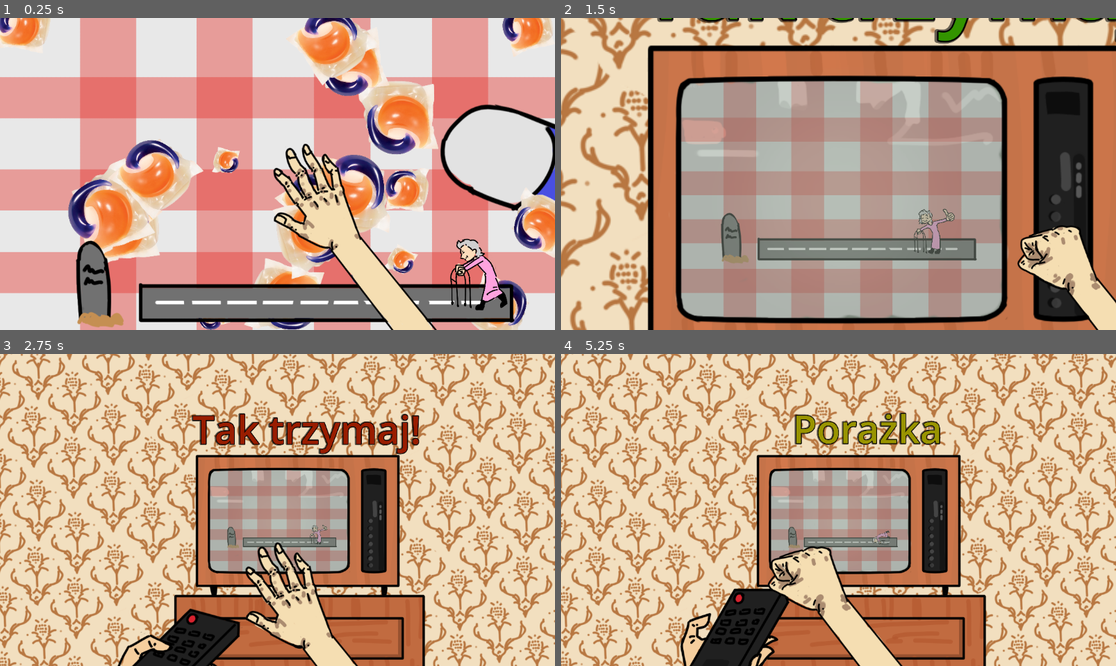
Above: before the commit, frames 1-4 (two rows, left to right).
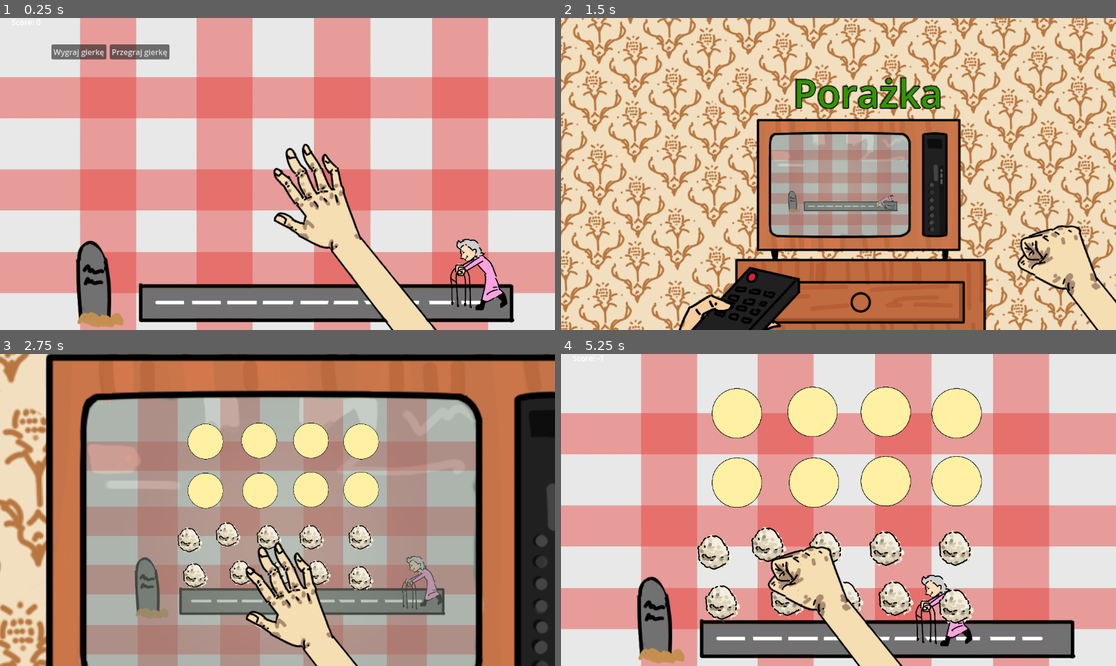
Above: after the commit, the same moments.

Repository: n0tcnj1eck4h/HackCarpathia2025
Game: Godot game, scene res://main.tscn
Same seed, same stepped clock (60 frames per second), same inputs: the game is played once before the commit and once after it.
Inputs (mouse positions are in pixels of both pictures, inside the frame that each line leads up to):
- Up to frame 1 (0.25 s): no input
- Up to frame 2 (1.5 s): click (699, 52) at 0.5 s, where only the run after the commit has a clickable "Przegraj gierkę"; drag from (971, 308) to (1093, 27) at 1.27 s
- Up to frame 3 (2.75 s): drag from (166, 525) to (249, 572) at 2.02 s
- Up to frame 4 (5.25 s): move the mouse to (894, 441) at 2.77 s; click (894, 441) at 2.92 s; click (705, 428) at 3.5 s, where only the run before the commit has a clickable "Wygraj gierkę"; click (699, 388) at 4.25 s, where only the run before the commit has a clickable "Przegraj gierkę"; drag from (810, 572) to (672, 463) at 5.02 s

The runs differ from the first frame. In frame 1, 23% of the frame differs, in the area x 0-100%, y 0-100%; in frame 2, 78%; in frame 3, 86%; in frame 4, 95%.

Commit message:
Added dumpling game to the list

Diff:
--- a/ElderWare/main.gd
+++ b/ElderWare/main.gd
@@ -6,6 +6,7 @@
 	preload("res://minigames/pills/getyourmeds.tscn"),
 	preload("res://minigames/police/police.tscn"),
 	preload("res://minigames/stroke_that_cat/stroke_that_cat.tscn"),
+	preload("res://minigames/dumplings/make_some_dumplings.tscn"),
 ]
 
 var clock
--- a/ElderWare/minigames/dumplings/make_some_dumplings.gd
+++ b/ElderWare/minigames/dumplings/make_some_dumplings.gd
@@ -1 +1,24 @@
-extends Node2D
+extends Minigame
+
+const dumpling_scene = preload("res://minigames/dumplings/dumpling.tscn")
+signal make_dumpling(position: Vector2)
+
+func _on_lose():
+	self.mingame_failed.emit()
+
+func _on_win():
+	self.minigame_complete.emit()
+
+
+func _spawn_dumpling(position: Vector2):
+	var new_dumpling = dumpling_scene.instantiate()
+	add_child(new_dumpling)
+	new_dumpling.global_position = position
+
+func _ready():
+	for child in $"Unmade dumplings".get_children():
+		child.connect("make_dumpling", Callable(self, "_spawn_dumpling"))
+
+func _process(delta):
+	if($"Unmade dumplings".get_child_count() == 0):
+		_on_win()
--- a/ElderWare/minigames/dumplings/make_some_dumplings.tscn
+++ b/ElderWare/minigames/dumplings/make_some_dumplings.tscn
@@ -1,10 +1,11 @@
 [gd_scene load_steps=4 format=3 uid="uid://b1e64j0vwf4w5"]
 
+[ext_resource type="Script" uid="uid://cnjo1gtbmqebg" path="res://minigames/dumplings/make_some_dumplings.gd" id="1_y2cme"]
 [ext_resource type="PackedScene" uid="uid://fcwmsna2awwl" path="res://minigames/dumplings/unmade_dumpling.tscn" id="2_kv7ns"]
-[ext_resource type="Texture2D" uid="uid://b64hlv2ou5xsu" path="res://assets/tablecloth.png" id="3_kv7ns"]
 [ext_resource type="PackedScene" uid="uid://dpihysfm03hjx" path="res://minigames/dumplings/filling.tscn" id="3_y2cme"]
 
 [node name="MakeSomeDumplings" type="Node2D"]
+script = ExtResource("1_y2cme")
 
 [node name="Unmade dumplings" type="Node" parent="."]
 
@@ -91,11 +92,3 @@
 position = Vector2(653, 408)
 rotation = -0.902242
 scale = Vector2(0.308342, 0.315414)
-
-[node name="Sprite2D" type="Sprite2D" parent="."]
-texture_repeat = 2
-position = Vector2(752, 232)
-scale = Vector2(0.175209, 0.175209)
-texture = ExtResource("3_kv7ns")
-region_enabled = true
-region_rect = Rect2(0, 0, 10000, 10000)
--- a/ElderWare/minigames/dumplings/unmade_dumpling.gd
+++ b/ElderWare/minigames/dumplings/unmade_dumpling.gd
@@ -1,14 +1,9 @@
 extends Area2D
 
-const dumpling = preload("res://minigames/dumplings/dumpling.tscn")
+signal make_dumpling(position: Vector2)
 
 func _on_area_entered(area: Area2D):
 	if area.is_in_group("filling"):
-		var spawn_pos = self.global_position
 		queue_free()
 		area.queue_free()
-
-		if dumpling:
-			var new_instance = dumpling.instantiate()
-			get_tree().current_scene.add_child(new_instance)
-			new_instance.global_position = spawn_pos
+		emit_signal("make_dumpling", self.global_position)
Not shown: 1 places in ElderWare/main.tscn that only renumber resources
Not shown: 1 places in ElderWare/minigames/dumplings/dumpling.tscn that only renumber resources
Not shown: 1 places in ElderWare/minigames/dumplings/unmade_dumpling.tscn that only renumber resources
